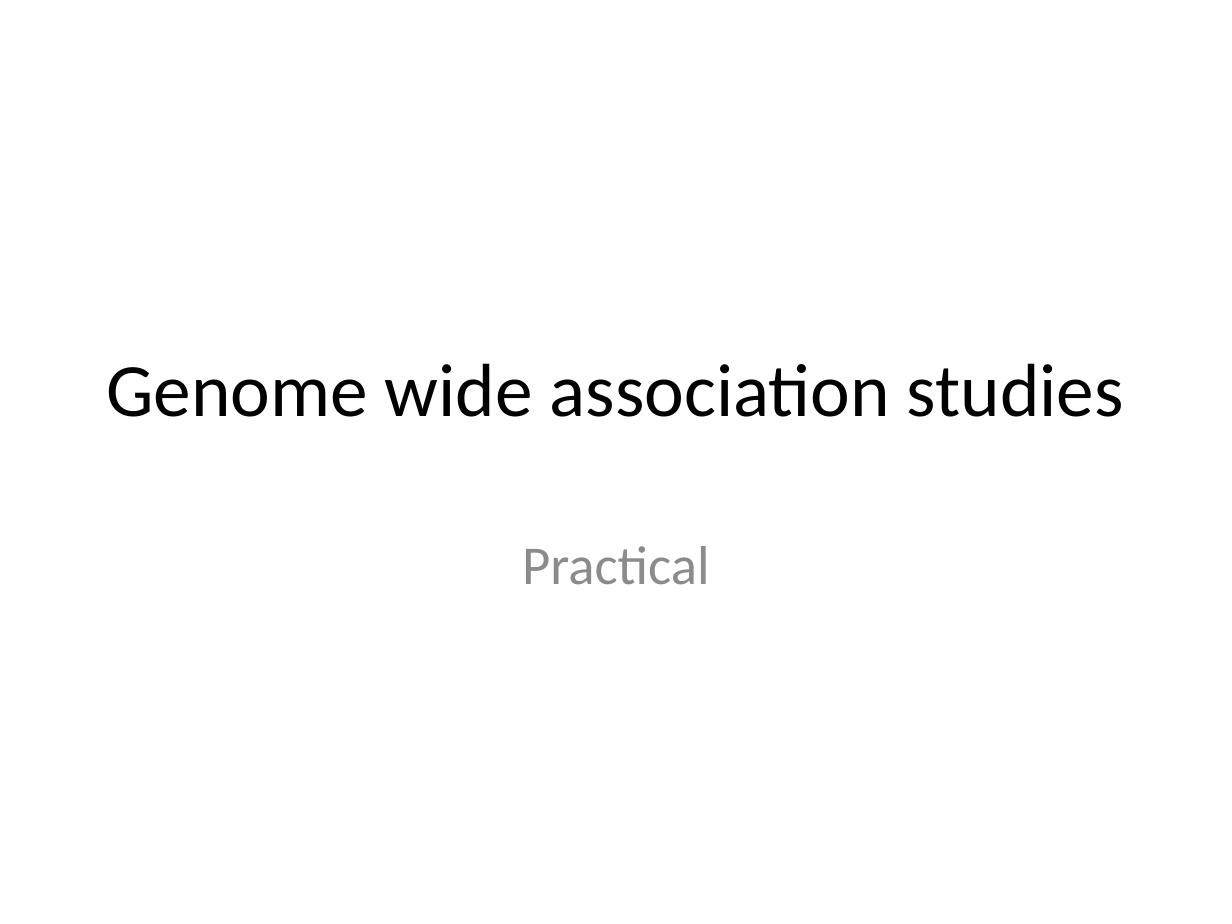
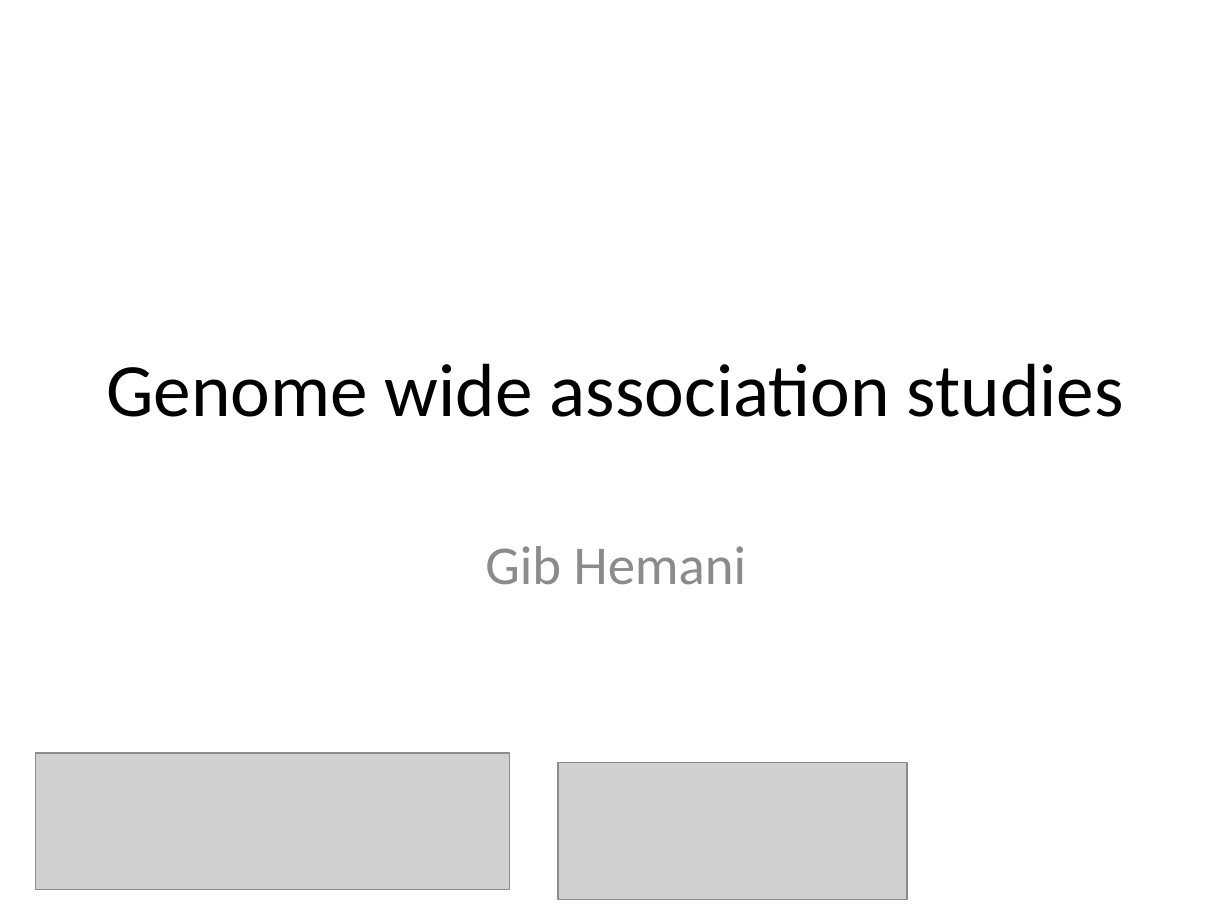
Before and after one commit to explodecomputer/EEPE_2016, a slide deck: slide 1 of slides/gwas.pptx. Drawn at 1232x924 pixels with LibreOffice and Linux fonts; fonts in the diff are those of the drawing; grey boxes stand for pictures. Boxes give left, top, right and bottom in pixels: in the first picture for what was removed or moved away, otherwise in the second. Text is boxed around its words. In the diff, an @@ line names an element or a change of style, - is before the commit and + after.

```diff
--- a/slides/gwas.pptx
+++ b/slides/gwas.pptx
@@ subtitle at (485, 546, 747, 585): text changed @@
-Practical
+Gib Hemani
@@ picture added at (36, 753, 510, 890) @@
@@ picture added at (558, 763, 907, 899) @@
```
Also in this commit, not shown: 2 other files.
